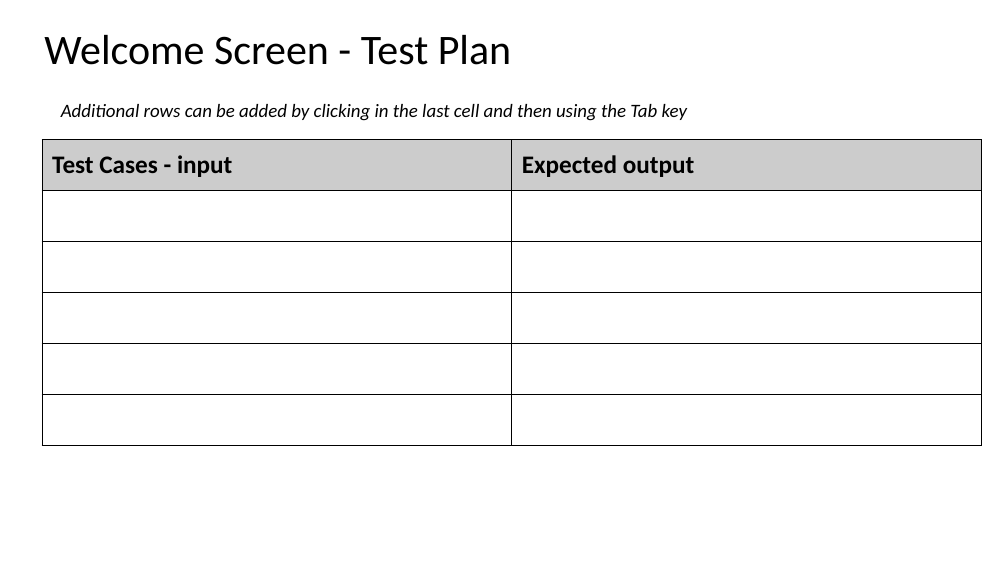
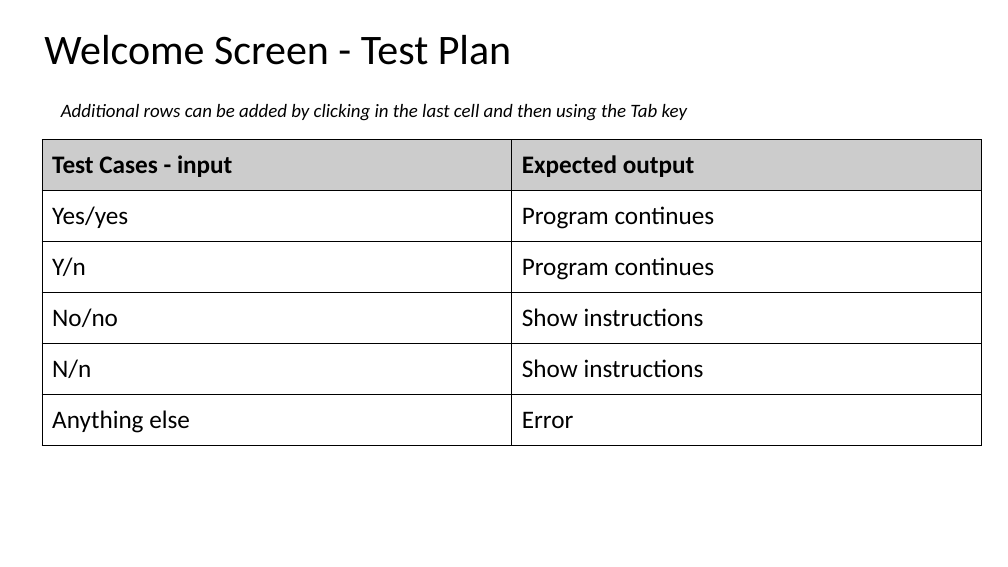
Before and after one commit to joshbatmiddleton/1.7-and-1.8-Assesment, a slide deck: slide 6 of Assesment Documents/Powerpoint/1.7 and 1.8 documentation v2.pptx. Drawn at 1008x567 pixels with LibreOffice and Linux fonts; fonts in the diff are those of the drawing. Boxes give left, top, right and bottom in pixels: in the first picture for what was removed or moved away, otherwise in the second. Text is boxed around its words. In the diff, an @@ line names an element or a change of style, - is before the commit and + after.

Commit message:
Update v1.3.32

```diff
--- a/Assesment Documents/Powerpoint/1.7 and 1.8 documentation v2.pptx
+++ b/Assesment Documents/Powerpoint/1.7 and 1.8 documentation v2.pptx
@@ table at box(42, 140, 982, 442) @@
-row 2, column 1: 
+row 2, column 1: Yes/yes
-row 2, column 2: 
+row 2, column 2: Program continues
-row 3, column 1: 
+row 3, column 1: Y/n
-row 3, column 2: 
+row 3, column 2: Program continues
-row 4, column 1: 
+row 4, column 1: No/no
-row 4, column 2: 
+row 4, column 2: Show instructions
-row 5, column 1: 
+row 5, column 1: N/n
-row 5, column 2: 
+row 5, column 2: Show instructions
-row 6, column 1: 
+row 6, column 1: Anything else
-row 6, column 2: 
+row 6, column 2: Error
```
